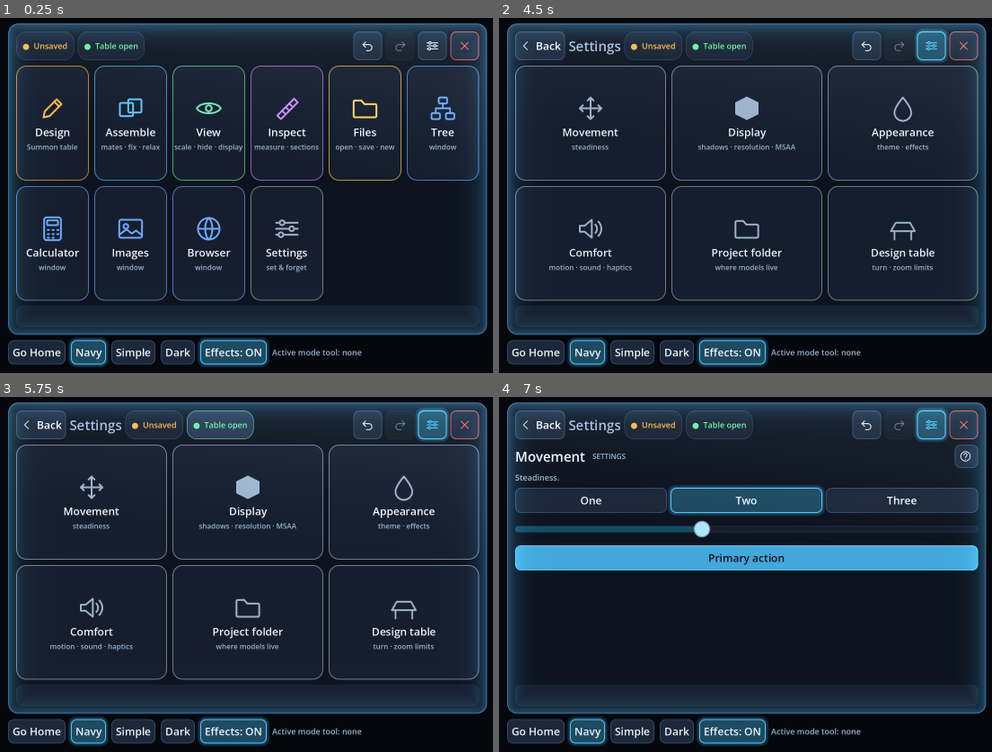
Above: before the commit, frames 1-4 (two rows, left to right).
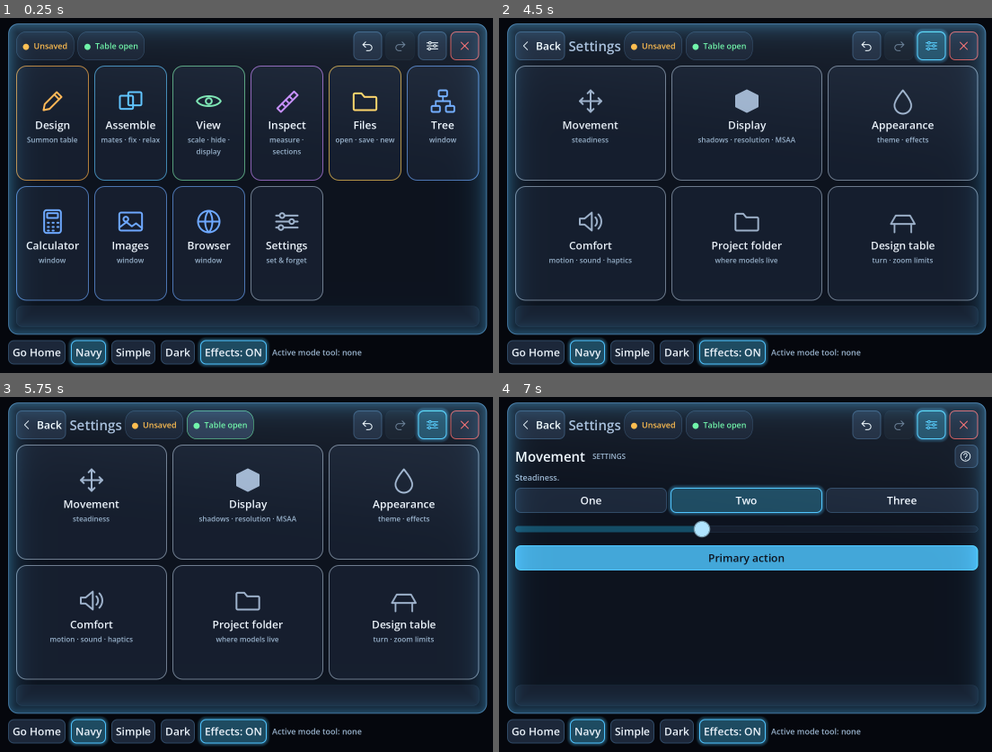
Above: after the commit, the same moments.

Repository: DIDSA-UK/DIDSA-VR
Game: Godot game, scene res://lab/ui_lab.tscn
The game is run twice, just before and just after one commit, with the same random seed, the same clock (stepped at 60 frames per second) and the same inputs. This scene is started directly instead of the project's main scene.
Inputs (mouse positions are in pixels of both pictures, inside the frame that each line leads up to):
- Up to frame 1 (0.25 s): no input
- Up to frame 2 (4.5 s): click "Go Home" at 0.5 s; click "Go Home" at 1.25 s; click "● Table open" at 2 s; click (868, 46) at 2.75 s; click (898, 46) at 3.52 s; click (932, 46) at 4.27 s
- Up to frame 3 (5.75 s): click "● Table open" at 5 s
- Up to frame 4 (7 s): click (962, 425) at 5.77 s; click (592, 503) at 6.52 s

The runs differ from the first frame. In frame 1, 5.4% of the frame differs, in the area x 5-93%, y 20-72%; in frame 2, 4.0%; in frame 3, 4.0%; in frame 4, nothing differs.

Commit message:
Tablet tiles: captions wrap to two lines, with room either side
Co-Authored-By: Claude Sonnet 5.5 <noreply@anthropic.com>
Claude-Session: https://claude.ai/code/session_014FMxzdN4Kuq9HBWabjzmAS

Diff:
--- a/scripts/ui/tablet_ui.gd
+++ b/scripts/ui/tablet_ui.gd
@@ -287,6 +287,8 @@
 	box.alignment = BoxContainer.ALIGNMENT_CENTER
 	box.mouse_filter = Control.MOUSE_FILTER_IGNORE
 	box.add_theme_constant_override("separation", 4)
+	box.offset_left = 10 # (room either side, so a long caption wraps to a second line instead of touching the frame)
+	box.offset_right = -10
 	b.add_child(box)
 	var icon := TextureRect.new()
 	icon.texture = UiIcons.texture(icon_name, 64)
@@ -304,6 +306,8 @@
 	caption_label.theme_type_variation = &"LabelSmall"
 	caption_label.horizontal_alignment = HORIZONTAL_ALIGNMENT_CENTER
 	caption_label.autowrap_mode = TextServer.AUTOWRAP_WORD_SMART
+	caption_label.vertical_alignment = VERTICAL_ALIGNMENT_TOP
+	caption_label.custom_minimum_size = Vector2(0, ceilf(tokens.font_tiny * 3.4)) # two lines tall for every tile, so the icons and names line up whether it wraps or not
 	caption_label.mouse_filter = Control.MOUSE_FILTER_IGNORE
 	box.add_child(caption_label)
 	_style_tile(b, accent)
